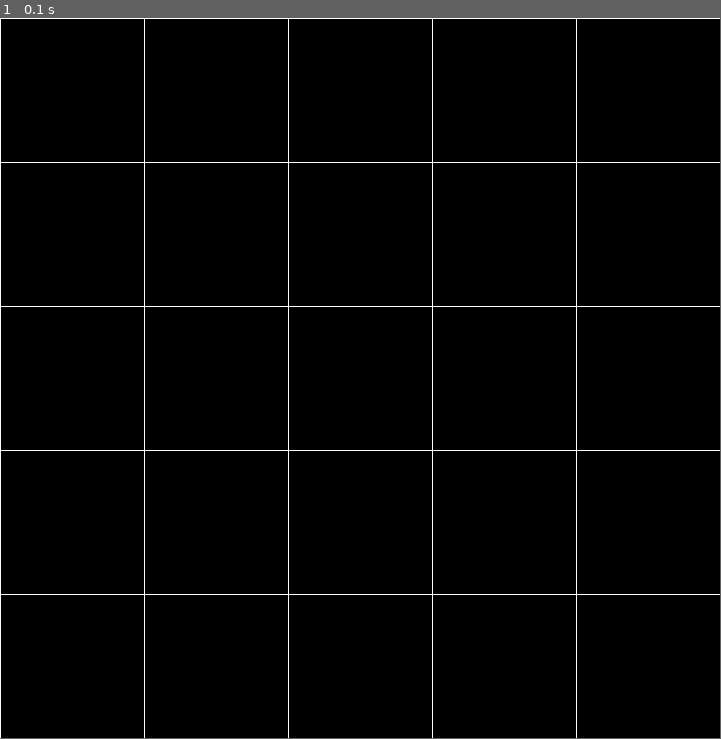
Above: before the commit, frame 1.
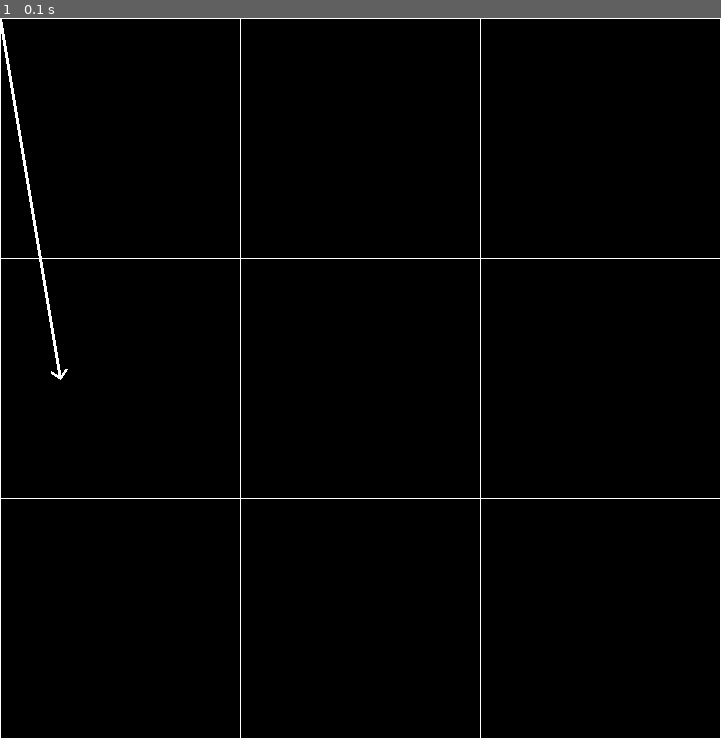
Above: after the commit, the same moment.

Repository: cdfricke/PyGame
Game: pygame game, started from grid.py
The game is run twice, just before and just after one commit, with the same random seed, the same clock (stepped at 60 frames per second) and the same inputs.
Inputs:
- Up to frame 1 (0.1 s): no input
In our replay, the window is 720x720 before the commit and 721x721 after it. These sizes can differ from the game's own. Grey fills any space a smaller window leaves; there, only what the larger window draws over its background counts as a difference.

The runs differ from the first frame. In frame 1, 1.9% of the frame differs, in the area x 0-100%, y 0-100%.

Commit message:
created arrow class for easy way of drawing arrows

Diff:
--- a/grid.py
+++ b/grid.py
@@ -12,7 +12,7 @@
 WIDTH = 720
 HEIGHT = 720
 pygame.init()
-screen = pygame.display.set_mode((WIDTH, HEIGHT))
+screen = pygame.display.set_mode((WIDTH+1, HEIGHT+1))
 clock = pygame.time.Clock()
 running = True
 # ******************
@@ -27,18 +27,33 @@
 # ************************************
 
 # *** CLASS DEFINITIONS ***
+# NOTE THAT THESE CLASS DEFINITIONS RELY ON SOME OF THE DEFINED VARIABLES ABOVE
+
+# ARROW : class object for drawing arrows between positions on the screen.
+class Arrow:
+    def __init__(self, tail, tip):
+        self.tip = tip
+        self.tail = tail
+        self.length = (tip - tail).magnitude()
+        self.direction = (tip - tail) / self.length
+        self.perpendicular = pygame.Vector2(self.direction.y, -self.direction.x)
+
+    def draw(self, surface, color, thickness):
+        # central body
+        pygame.draw.line(surface=surface, color=color, start_pos=self.tail, end_pos=self.tip, width=thickness)
+        # angled tip
+        leftAngled = (0.98 * self.length * self.direction) + (0.02 * self.length * self.perpendicular)
+        rightAngled = (0.98 * self.length * self.direction) - (0.02 * self.length * self.perpendicular)
+        points = [leftAngled, self.tip, rightAngled]
+        pygame.draw.lines(surface=surface, color=color, closed=False, points=points, width=thickness)
+
+# GRID: class object for drawing a grid with a certain number of rows and columns on the screen.
 class Grid:
-    # Default grid is a 10 by 10
-    numRows = 10
-    numCols = 10
-    xticks = list(range(0, WIDTH, int(WIDTH / numCols)))
-    yticks = list(range(0, HEIGHT, int(HEIGHT / numRows)))
-
     def __init__(self, rows, columns):
         self.numRows = rows
         self.numCols = columns
-        self.xticks = list(range(0, WIDTH, int(WIDTH / columns)))
-        self.yticks = list(range(0, HEIGHT, int(HEIGHT / rows)))
+        self.xticks = list(range(0, WIDTH + 1, int(WIDTH / columns)))
+        self.yticks = list(range(0, HEIGHT + 1, int(HEIGHT / rows)))
 
     def draw(self, surface, color, thickness):
         for tick in self.xticks:
@@ -52,16 +67,19 @@
 
 # *************************
 
-gameMap = Grid(5, 5)
+# rows, cols
+gameMap = Grid(3, 3)
+centerArrow = Arrow(origin, center - 300*xhat)
+
 
 # *** GAME LOOP ***
 while (running):
-
     # wipe away anything from the previous frame
     screen.fill("black")
 
     # *** RENDER THE GAME HERE ***
     gameMap.draw(screen, "white", 1)
+    centerArrow.draw(screen, "white", 3)
 
     # *** END RENDERING ***
 
